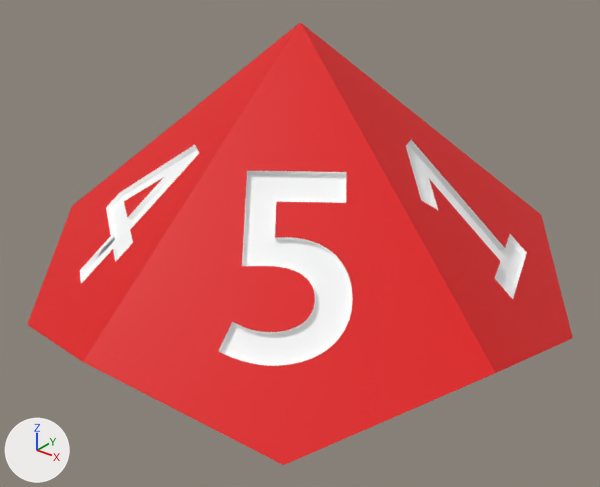
The glTF model static/dice/d10.glb, before and after one commit.
Rendered twice from a camera (50 mm lens) standing at (1.74, -2.177, 1.45) and looking at (-0.024, 0.028, 0.082). The axes (+X, +Y, +Z) are drawn at lower left. The lights are the same throughout. Where no turn or scale is listed for an object, it has been applied to the vertices. Vertices at the same position are counted once.

Names of what the first picture shows: 'd10.001'.
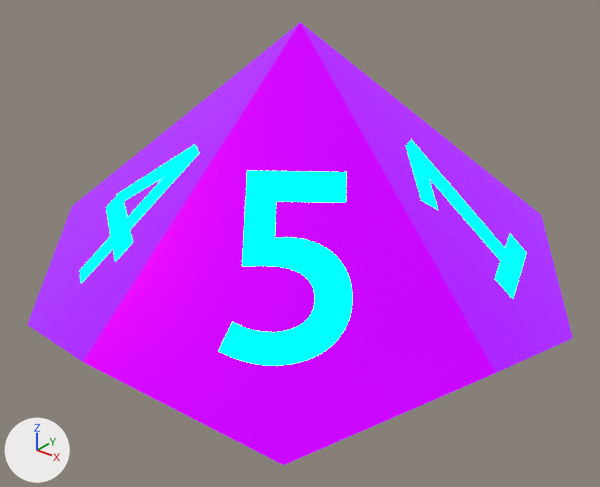
The change, as a list of edits to the scene's bpy script:
```text
Add mat_synthwave_pink_dice_material:
    mat_synthwave_pink_dice_material = principled_material('synthwave-pink-dice-material')
    mat_synthwave_pink_dice_material.base_color = (0.8, 0.0, 0.788)  # pink #e700e6
    mat_synthwave_pink_dice_material.metallic = 0.9
    mat_synthwave_pink_dice_material.roughness = 0.25
    mat_synthwave_pink_dice_material.emission_color = (0.136, 0.0, 0.75)  # purple #6700e1
    mat_synthwave_pink_dice_material.emission_strength = 1.0
Add mat_synthwave_blue_number_material:
    mat_synthwave_blue_number_material = principled_material('synthwave-blue-number-material')
    mat_synthwave_blue_number_material.base_color = (0.0, 0.0, 0.0)  # black #000000
    mat_synthwave_blue_number_material.metallic = 1.0
    mat_synthwave_blue_number_material.roughness = 1.0
    mat_synthwave_blue_number_material.emission_color = (0.0, 1.0, 0.86)  # cyan #00ffef
    mat_synthwave_blue_number_material.emission_strength = 5.0
Change me_cone_007:
    where me_cone_007.from_pydata(...)  # 5494 vertices, 10964 faces; spans x -0.95..0.95, y -1.0..1.0, z -0.31..1.5
    used by ob_d10_001; location = (0.0, 0.0, -0.59)
    me_cone_007 part 1: all 2788 faces that had it switch from mat_dice_material (red #e70004) to mat_synthwave_pink_dice_material (pink #e700e6)
    me_cone_007 part 2: all 8176 faces that had it switch from mat_numbers_material (white #ffffff) to mat_synthwave_blue_number_material (black #000000)
```

Pixel boxes (x1, y1, x2, y2) of what changed, in the pictures (600 x 487 px):
part 1 of me_cone_007, recoloured (red to purple): (27, 22, 573, 465) in both
part 2 of me_cone_007, recoloured (white to cyan): (80, 140, 526, 366) in both
